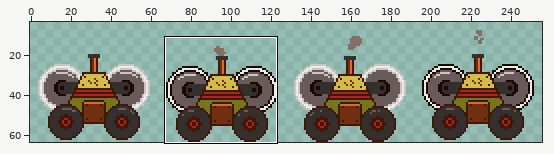
File history of a sprite sheet, El Charquito/Assets/0_Sprites/Enemies/Enemy1.png. The first picture is a wide view before the edit; the outline marks the close-up.
Close-up. Before:
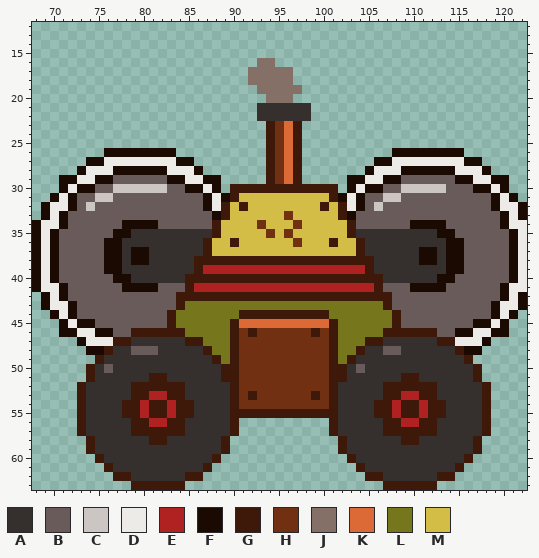
The file is 256x64 pixels. Shown: x 68..122, y 12..63. The wide view leaves out empty margins. The commit also changed other parts of the picture, which this record leaves out.
Palette (. is transparent): A #352f2e  B #695b59  C #cbc6c1  D #ecebe7  E #b02222  F #1a0a01  G #3e1909  H #723012  J #847066  K #dc6a36  L #76771d  M #d3bd46
The result:
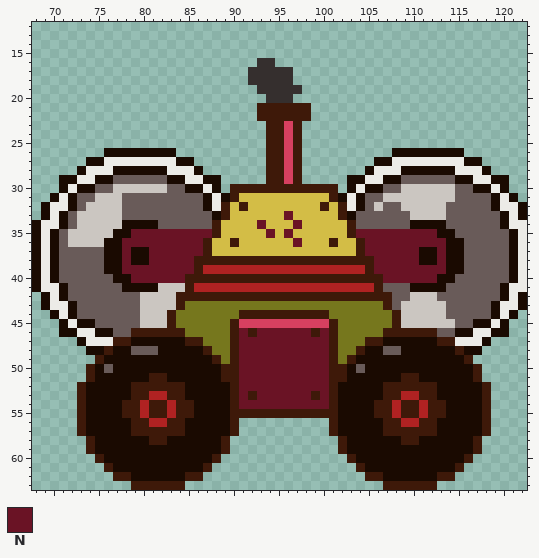
Colours new in this view: N #6a1325
What changed:
@@ palette @@
-K #dc6a36
+K #d74060
@@ x 68..122 @@
 15 .......................................................
-16 .........................JJ............................
-17 ........................JJJJJ..........................
-18 ........................JJJJJ..........................
-19 .........................JJJJJ.........................
-20 ..........................JJJ..........................
-21 .........................AAAAAA........................
-22 .........................AAAAAA........................
-23 ..........................GHKG.........................
-24 ..........................GHKG.........................
-25 ..........................GHKG.........................
-26 ........FFFFFFFF..........GHKG..........FFFFFFFF.......
-27 ......FFDDDDDDDDFF........GHKG........FFDDDDDDDDFF.....
-28 .....FDDDFFFFFFDDDF.......GHKG.......FDDDFFFFFFDDDF....
-29 ...FFDDFFBBBBBBFFDDFF.....GHKG.....FFDDFFBBBBBBFFDDFF..
-30 ...FDFFBBCCCCCCBBFFDF.GGGGGGGGGGGG.FDFFBBCCCCCBBBFFDF..
-31 ..FDFBBCCBBBBBBBBBBFDFGMMMMMMMMMMGFDFBBCCBBBBBBBBBBFDF.
-32 .FDDFBCBBBBBBBBBBBBFDGMGMMMMMMMMGMGDFBCBBBBBBBBBBBBFDDF
-33 .FDFBBBBBBBBBBBBBBBBFGMMMMMMHMMMMMGFBBBBBBBBBBBBBBBBFDF
-34 FDDFBBBBBBFFFFBBBBBBGMMMMHMMMHMMMMMGBBBBBBFFFFBBBBBBFDD
-35 FDFBBBBBBFFAAAAAAAAAGMMMMMHMHMMMMMMGAAAAAAAAAFFBBBBBBFD
-36 FDFBBBBBFFAAAAAAAAAGMMGMMMMMMHMMMGMMGAAAAAAAAAFFBBBBBFD
-37 FDFBBBBBFFAFFAAAAAAGMMMMMMMMMMMMMMMMGAAAAAAFFAFFBBBBBFD
-38 FDFBBBBBFFAFFAAAAAGGGGGGGGGGGGGGGGGGGGAAAAAFFAFFBBBBBFD
-39 FDFBBBBBFFAAAAAAAAGEEEEEEEEEEEEEEEEEEGAAAAAAAAFFBBBBBFD
-40 FDFBBBBBBFFAAAAAAGGGGGGGGGGGGGGGGGGGGGGAAAAAAFFBBBBBBFD
-41 FDDFBBBBBBFFFFBBBGEEEEEEEEEEEEEEEEEEEEGBBBFFFFBBBBBBFDD
-42 .FDFBBBBBBBBBBBBGGGGGGGGGGGGGGGGGGGGGGGGBBBBBBBBBBBBFDF
-43 .FDDFBBBBBBBBBBBGLLLLLLLLLLLLLLLLLLLLLLGBBBBBBBBBBBFDDF
-44 ..FDFBBBBBBBBBBGLLLLLLLGGGGGGGGGGLLLLLLLGBBBBBBBBBBFDF.
-45 ...FDFFBBBBBBBBGLLLLLLGKKKKKKKKKKGLLLLLLGBBBBBBBBFFDF..
-46 ...FFDDFFBBGGGGGGLLLLLGHGHHHHHHGHGLLLLLGGGGGGBBFFDDFF..
-47 .....FDDDGGAAAAAAGGLLLGHHHHHHHHHHGLLLGGAAAAAAGGDDDF....
-48 ......FFGAABBBAAAAAGLLGHHHHHHHHHHGLLGAABBAAAAAAGFF.....
-49 .......GAAAAAAAAAAAAGLGHHHHHHHHHHGLGAAAAAAAAAAAAG......
-50 ......GABAAAAAAAAAAAAGGHHHHHHHHHHGGABAAAAAAAAAAAAG.....
-51 ......GAAAAAAGGAAAAAAGGHHHHHHHHHHGGAAAAAAGGAAAAAAG.....
-52 .....GAAAAAGGGGGGAAAAAGHHHHHHHHHHGAAAAAGGGGGGAAAAAG....
-53 .....GAAAAAGGEEGGAAAAAGHGHHHHHHGHGAAAAAGGEEGGAAAAAG....
-54 .....GAAAAGGEGGEGGAAAAGHHHHHHHHHHGAAAAGGEGGEGGAAAAG....
-55 .....GAAAAGGEGGEGGAAAAGGGGGGGGGGGGAAAAGGEGGEGGAAAAG....
-56 .....GAAAAAGGEEGGAAAAAG..........GAAAAAGGEEGGAAAAAG....
-57 .....GAAAAAGGGGGGAAAAAG..........GAAAAAGGGGGGAAAAAG....
-58 ......GAAAAAAGGAAAAAAG............GAAAAAAGGAAAAAAG.....
-59 ......GAAAAAAAAAAAAAAG............GAAAAAAAAAAAAAAG.....
-60 .......GAAAAAAAAAAAAG..............GAAAAAAAAAAAAG......
-61 ........GAAAAAAAAAAG................GAAAAAAAAAAG.......
-62 .........GGAAAAAAGG..................GGAAAAAAGG........
+16 .........................AA............................
+17 ........................AAAAA..........................
+18 ........................AAAAA..........................
+19 .........................AAAAA.........................
+20 ..........................AAA..........................
+21 .........................GGGGGG........................
+22 .........................GGGGGG........................
+23 ..........................GGKG.........................
+24 ..........................GGKG.........................
+25 ..........................GGKG.........................
+26 ........FFFFFFFF..........GGKG..........FFFFFFFF.......
+27 ......FFDDDDDDDDFF........GGKG........FFDDDDDDDDFF.....
+28 .....FDDDFFFFFFDDDF.......GGKG.......FDDDFFFFFFDDDF....
+29 ...FFDDFFBBBBBBFFDDFF.....GGKG.....FFDDFFBBBBBBFFDDFF..
+30 ...FDFFBBCCCCCCBBFFDF.GGGGGGGGGGGG.FDFFBBCCCCCCBBFFDF..
+31 ..FDFBBCCCBBBBBBBBBFDFGMMMMMMMMMMGFDFBBCCCCCCCCBBBBFDF.
+32 .FDDFBCCCCBBBBBBBBBFDGMGMMMMMMMMGMGDFBCBBCCCCCBBBBBFDDF
+33 .FDFBCCCCCBBBBBBBBBBFGMMMMMMNMMMMMGFBBBBBBCCCCBBBBBBFDF
+34 FDDFBCCCCCFFFFBBBBBBGMMMMNMMMNMMMMMGBBBBBBFFFFBBBBBBFDD
+35 FDFBCCCCCFFNNNNNNNNNGMMMMMNMNMMMMMMGNNNNNNNNNFFBBBBBBFD
+36 FDFBCCCCFFNNNNNNNNNGMMGMMMMMMNMMMGMMGNNNNNNNNNFFBBBBBFD
+37 FDFBBBBBFFNFFNNNNNNGMMMMMMMMMMMMMMMMGNNNNNNFFNFFBBBBBFD
+38 FDFBBBBBFFNFFNNNNNGGGGGGGGGGGGGGGGGGGGNNNNNFFNFFBBBBBFD
+39 FDFBBBBBFFNNNNNNNNGEEEEEEEEEEEEEEEEEEGNNNNNNNNFFBBBBBFD
+40 FDFBBBBBBFFNNNNNNGGGGGGGGGGGGGGGGGGGGGGNNNNNNFFBBBBBBFD
+41 FDDFBBBBBBFFFFCCCGEEEEEEEEEEEEEEEEEEEEGBBBFFFFBBBBBBFDD
+42 .FDFBBBBBBBBCCCCGGGGGGGGGGGGGGGGGGGGGGGGBBCCCBBBBBBBFDF
+43 .FDDFBBBBBBBCCCCGLLLLLLLLLLLLLLLLLLLLLLGBCCCCCBBBBBFDDF
+44 ..FDFBBBBBBBCCCGLLLLLLLGGGGGGGGGGLLLLLLLGCCCCCBBBBBFDF.
+45 ...FDFFBBBBBCCCGLLLLLLGKKKKKKKKKKGLLLLLLGCCCCCCBBFFDF..
+46 ...FFDDFFBBGGGGGGLLLLLGNGNNNNNNGNGLLLLLGGGGGGBBFFDDFF..
+47 .....FDDDGGFFFFFFGGLLLGNNNNNNNNNNGLLLGGFFFFFFGGDDDF....
+48 ......FFGFFBBBFFFFFGLLGNNNNNNNNNNGLLGFFBBFFFFFFGFF.....
+49 .......GFFFFFFFFFFFFGLGNNNNNNNNNNGLGFFFFFFFFFFFFG......
+50 ......GFBFFFFFFFFFFFFGGNNNNNNNNNNGGFBFFFFFFFFFFFFG.....
+51 ......GFFFFFFGGFFFFFFGGNNNNNNNNNNGGFFFFFFGGFFFFFFG.....
+52 .....GFFFFFGGGGGGFFFFFGNNNNNNNNNNGFFFFFGGGGGGFFFFFG....
+53 .....GFFFFFGGEEGGFFFFFGNGNNNNNNGNGFFFFFGGEEGGFFFFFG....
+54 .....GFFFFGGEGGEGGFFFFGNNNNNNNNNNGFFFFGGEGGEGGFFFFG....
+55 .....GFFFFGGEGGEGGFFFFGGGGGGGGGGGGFFFFGGEGGEGGFFFFG....
+56 .....GFFFFFGGEEGGFFFFFG..........GFFFFFGGEEGGFFFFFG....
+57 .....GFFFFFGGGGGGFFFFFG..........GFFFFFGGGGGGFFFFFG....
+58 ......GFFFFFFGGFFFFFFG............GFFFFFFGGFFFFFFG.....
+59 ......GFFFFFFFFFFFFFFG............GFFFFFFFFFFFFFFG.....
+60 .......GFFFFFFFFFFFFG..............GFFFFFFFFFFFFG......
+61 ........GFFFFFFFFFFG................GFFFFFFFFFFG.......
+62 .........GGFFFFFFGG..................GGFFFFFFGG........
 63 ...........GGGGGG......................GGGGGG..........
Boxes around the changes in both close-ups, in picture pixels (x1, y1, x2, y2):
changed: (248, 58, 311, 184)
changed: (68, 184, 482, 481)
